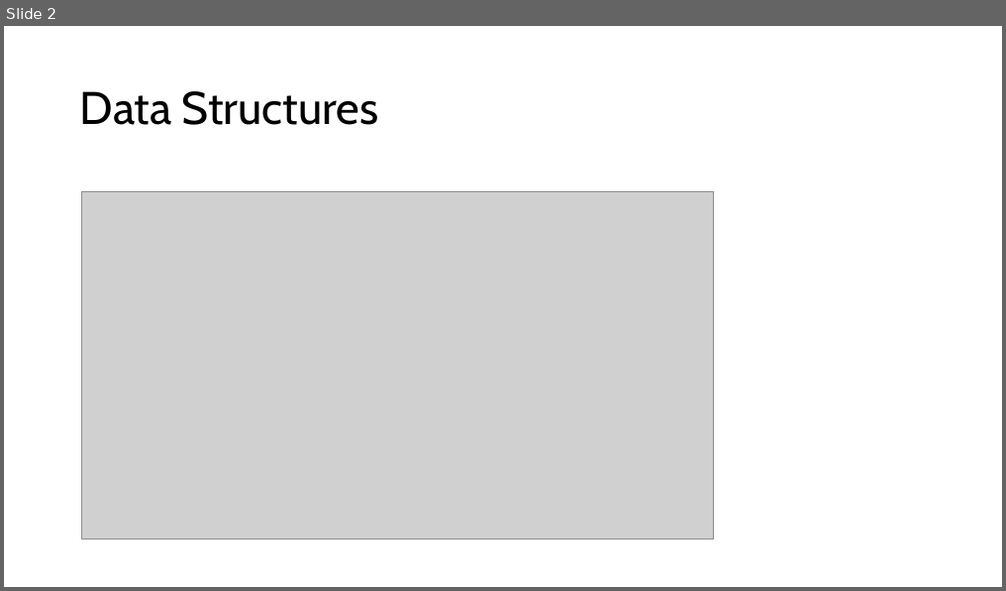
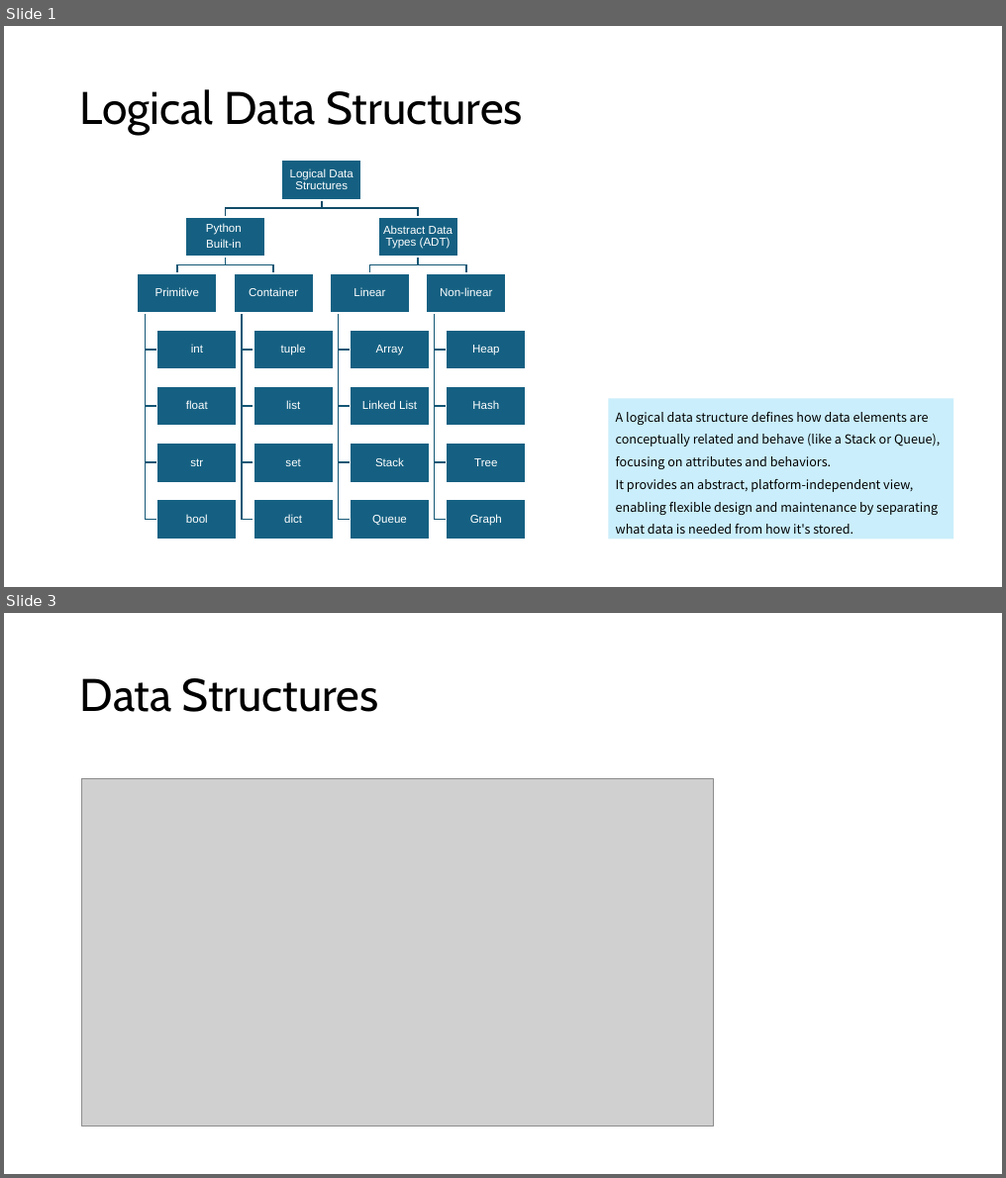
Before and after one commit to mingfujacky/Lecture-DSA-2.0, a slide deck: asset/ppt/ch01a.pptx. Shown one above the other, each under a label of ours: slide 2 before the commit, slides 1 and 3 after it; the slides between them are not shown. The pictures are 1006x591 and 1006x1178 pixels, drawn with LibreOffice and Linux fonts; fonts in the diff are those of the drawing; grey boxes stand for pictures. Boxes give left, top, right and bottom in pixels: in the first picture for what was removed or moved away, otherwise in the second. Text is boxed around its words. In the diff, an @@ line names an element or a change of style, - is before the commit and + after.

```diff
--- a/asset/ppt/ch01a.pptx
+++ b/asset/ppt/ch01a.pptx
@@ slide 1 added at [4,26,1002,587], background #FFFFFF @@
@@ title added at [80,89,523,135], 44 pt, text #000000 @@
+Logical Data Structures
@@ rectangle added at [608,399,953,540], fill #CAEEFB, 12 pt, text #000000 @@
+A logical data structure defines how data elements are conceptually related and behave (like a Stack or Queue), focusing on attributes and behaviors.
+It provides an abstract, platform-independent view, enabling flexible design and maintenance by separating what data is needed from how it's stored.
@@ group added at [138,160,526,540]: 23 rectangles, 23 texts, 22 freeform shapes @@
+Logical Data Structures
+Python
+Built-in
+Primitive
+int
+float
+str
+bool
+Container
+tuple
+list
+set
+dict
+Abstract Data Types (ADT)
+Linear
+Array
+Linked List
+Stack
+Queue
+Non-linear
+Heap
+Hash
+Tree
+Graph
@@ what was slide 2 is now slide 3 @@
```
Also in this commit, not shown: 1 slide changed, 1 other slide added, 1 slide removed, 5 other files.
